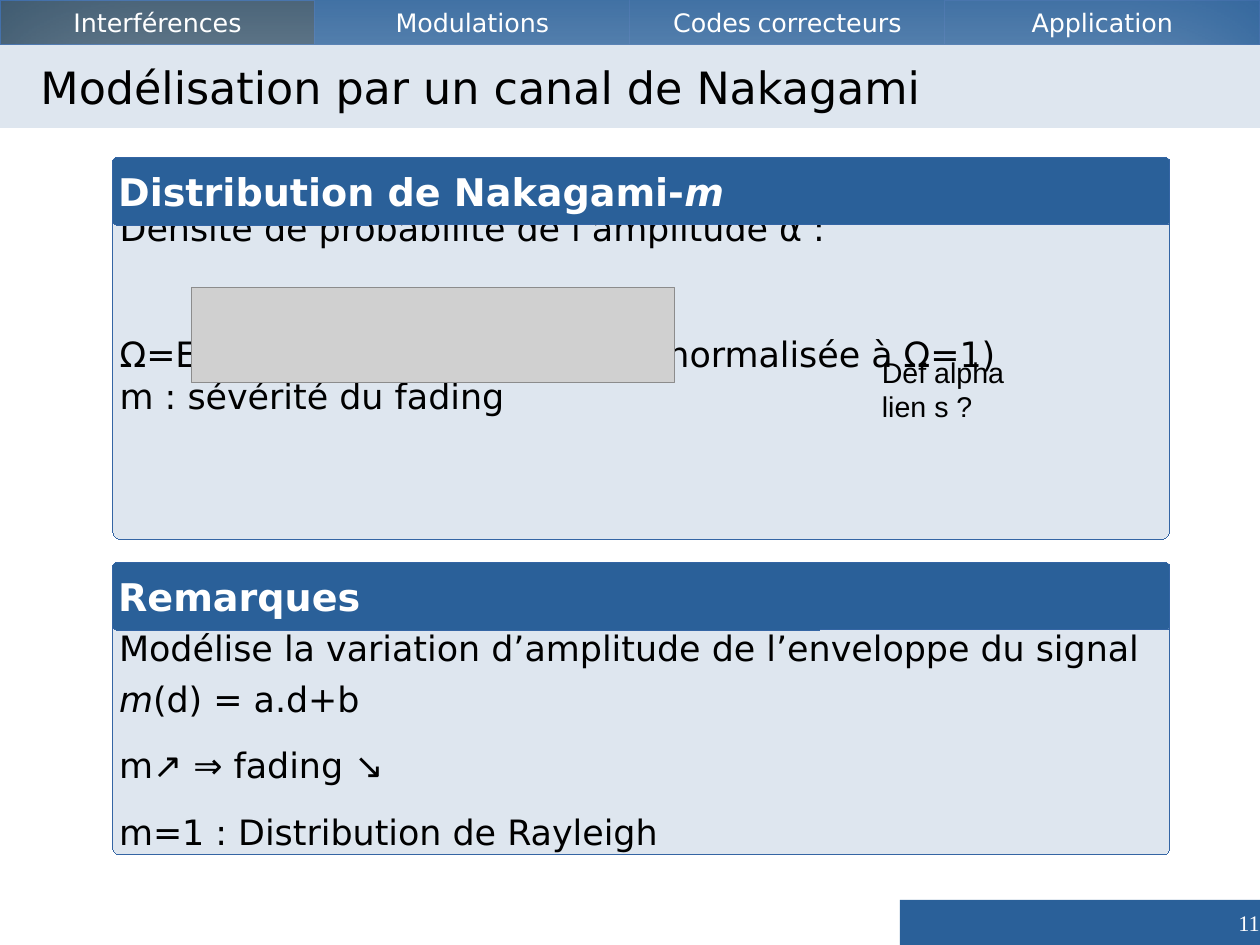
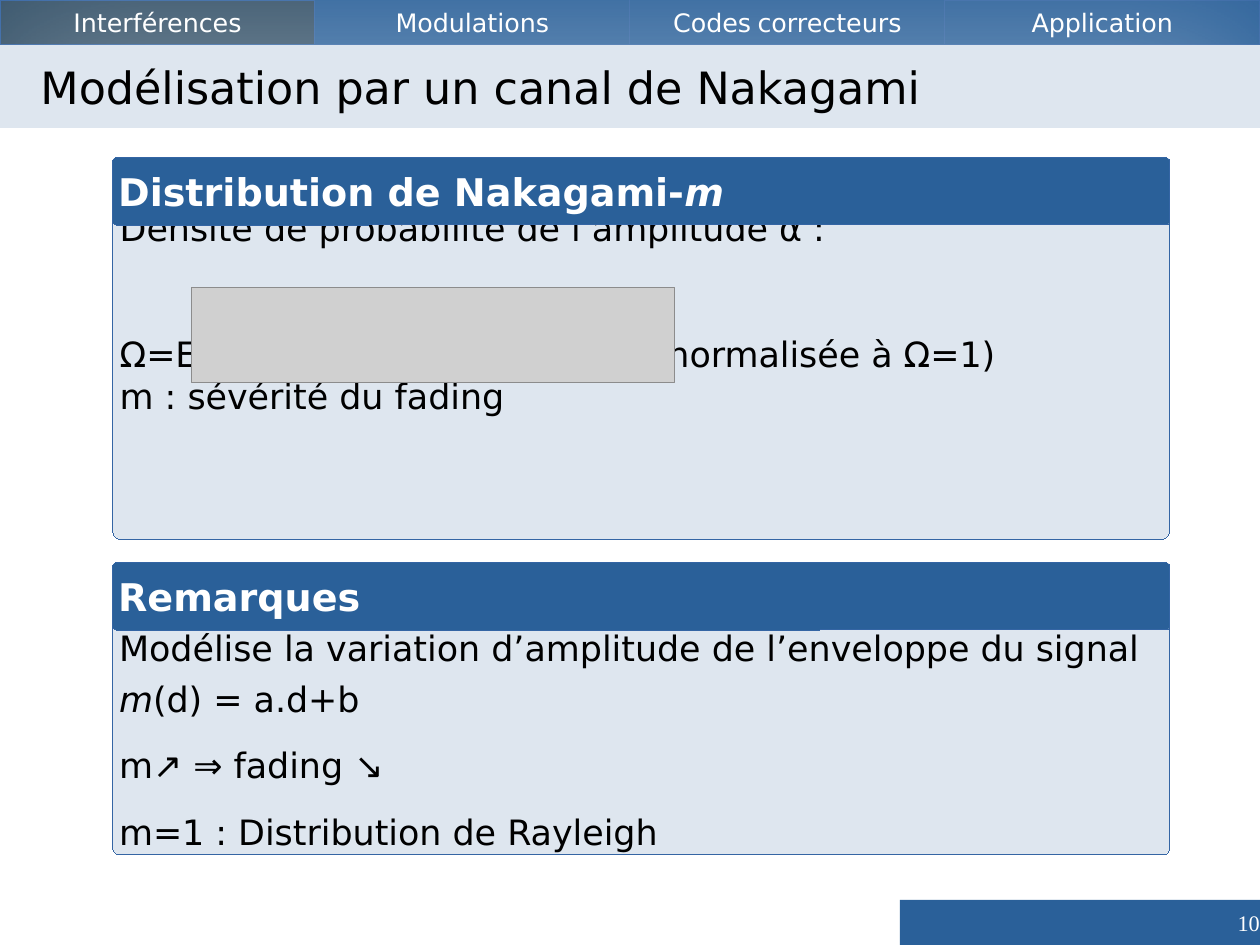
Before and after one commit to Vzrod/tipe, a slide deck: slide 10 of TIPE.odp (slide 11 before the commit). Drawn at 1260x945 pixels with LibreOffice and Linux fonts; fonts in the diff are those of the drawing; grey boxes stand for pictures. Boxes give left, top, right and bottom in pixels: in the first picture for what was removed or moved away, otherwise in the second. Text is boxed around its words. In the diff, an @@ line names an element or a change of style, - is before the commit and + after.

```diff
--- a/TIPE.odp
+++ b/TIPE.odp
@@ text removed at [882, 360, 1004, 418] @@
-Def alpha lien s ?
@@ page number at [1238, 916, 1260, 931]: text changed @@
-11
+10
```
Also in this commit, not shown: 6 other slides changed, 2 slides added, 2 slides removed, 1 other file.
